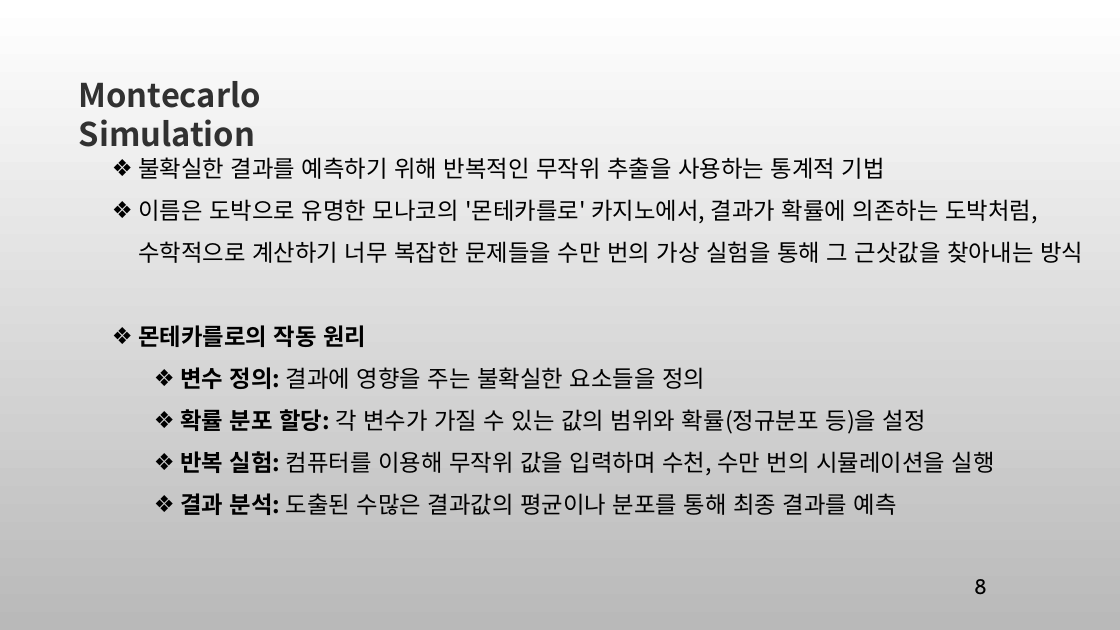
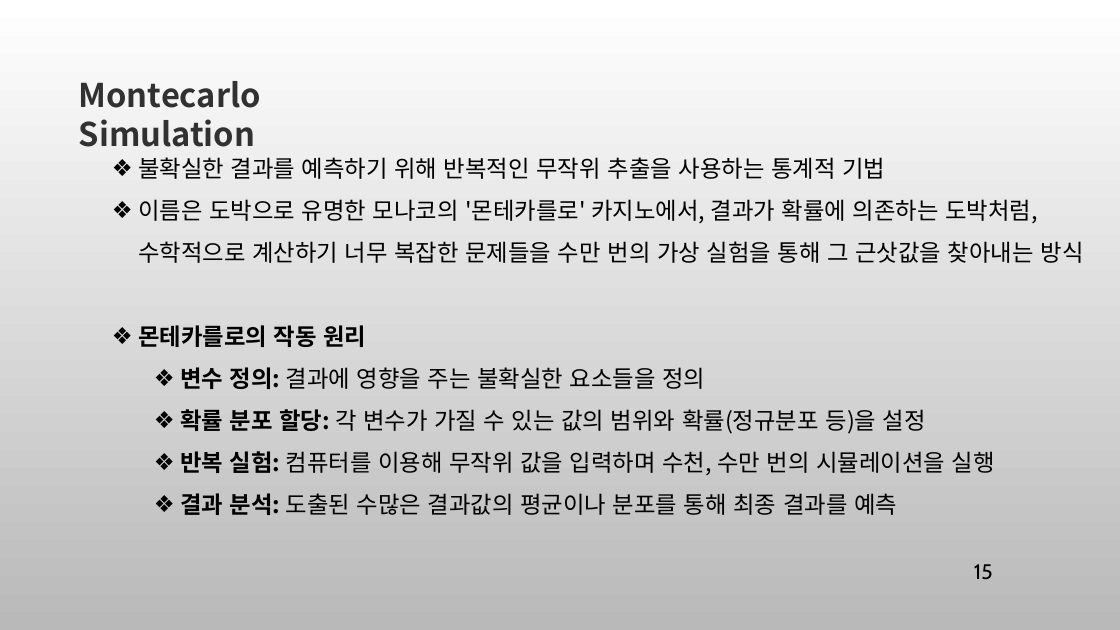
Before and after one commit to ancestor9/mathematics-for-machine-learning, a slide deck: slide 15 of 8_Modeling & Simulation.pptx (slide 8 before the commit). Drawn at 1120x630 pixels with LibreOffice and Linux fonts; fonts in the diff are those of the drawing; background and template pictures are left out. Boxes give left, top, right and bottom in pixels: in the first picture for what was removed or moved away, otherwise in the second. Text is boxed around its words. In the diff, an @@ line names an element or a change of style, - is before the commit and + after.

```diff
--- a/8_Modeling & Simulation.pptx
+++ b/8_Modeling & Simulation.pptx
@@ page number added at box(974, 564, 993, 580), 18 pt, text #000000 @@
+15
@@ page number removed at box(974, 579, 987, 595) @@
-8
```
Also in this commit, not shown: 9 other slides changed, 8 slides added, 1 slide removed.
